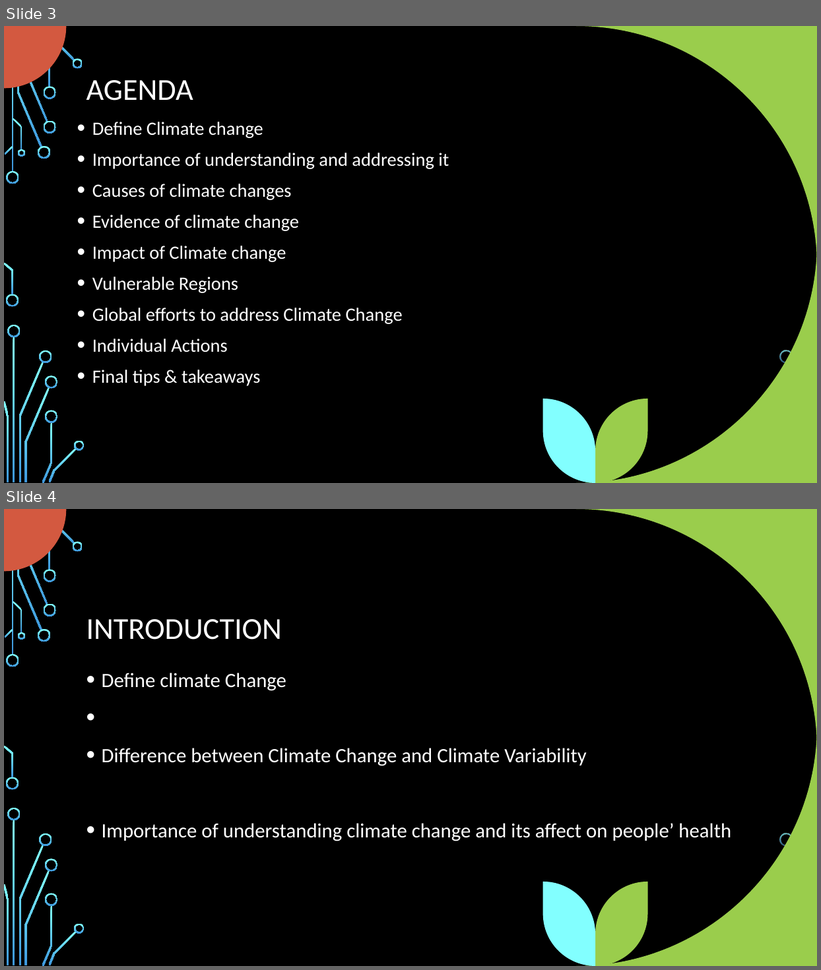
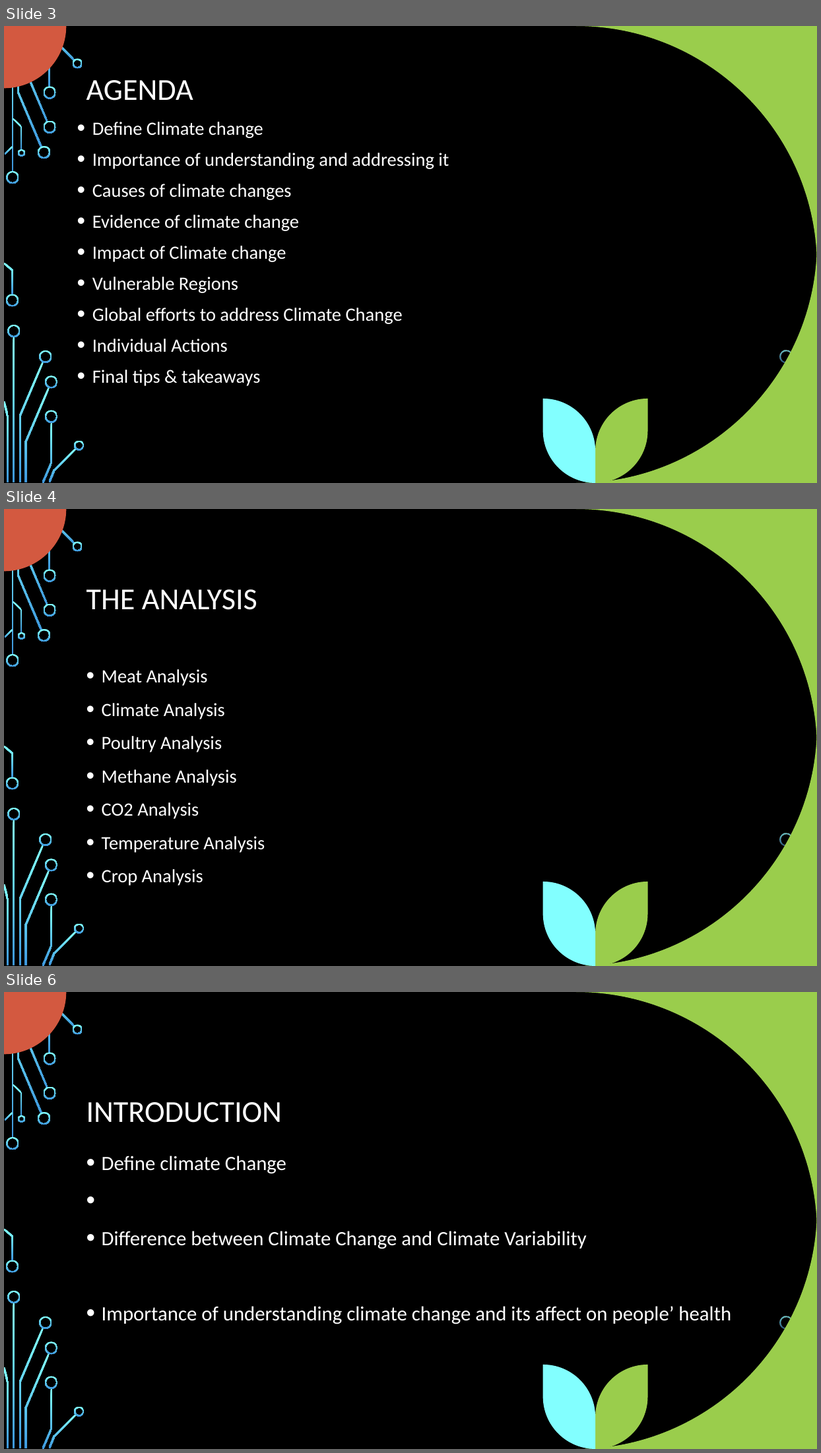
Before and after one commit to LinetOsoro/project_JS_DR_JR_LO, a slide deck: Understanding Global Climate Change.pptx. Shown one above the other, each under a label of ours: slides 3 and 4 before the commit, slides 3, 4 and 6 after it; the slides between them are not shown. The pictures are 821x970 and 821x1453 pixels, drawn with LibreOffice and Linux fonts; fonts in the diff are those of the drawing; background and template pictures are left out. Boxes give left, top, right and bottom in pixels: in the first picture for what was removed or moved away, otherwise in the second. Text is boxed around its words. In the diff, an @@ line names an element or a change of style, - is before the commit and + after.

```diff
--- a/Understanding Global Climate Change.pptx
+++ b/Understanding Global Climate Change.pptx
@@ slide 4 added at [4,509,817,966], background picture (left out); not listed: 41 template elements that a slide beside it also shows @@
@@ title added at [86,590,257,610], 36 pt, text #FFFFFF @@
+THE ANALYSIS
@@ text added at [102,669,265,886], 22.2 pt, text #FFFFFF @@
+• Meat Analysis
+• Climate Analysis
+• Poultry Analysis
+• Methane Analysis
+• CO2 Analysis
+• Temperature Analysis
+• Crop Analysis
@@ what was slide 4 is now slide 6 @@
```
Also in this commit, not shown: 5 other slides added, 1 slide removed.
